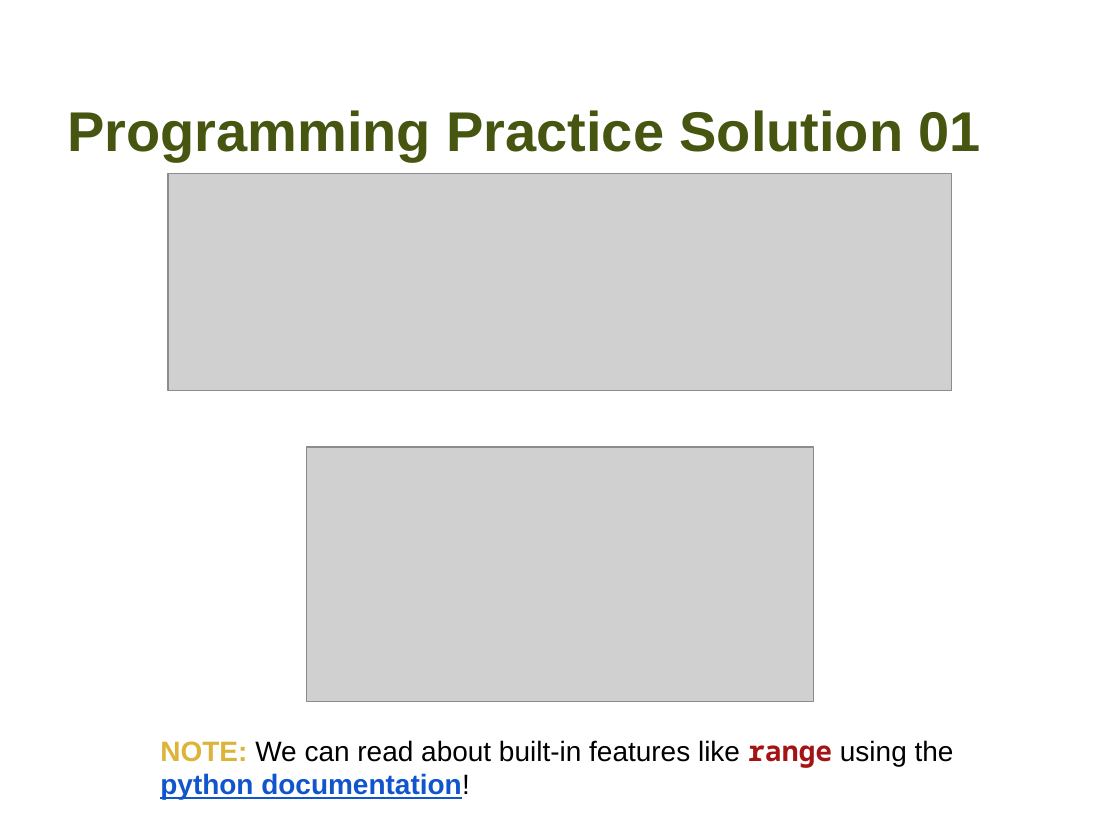
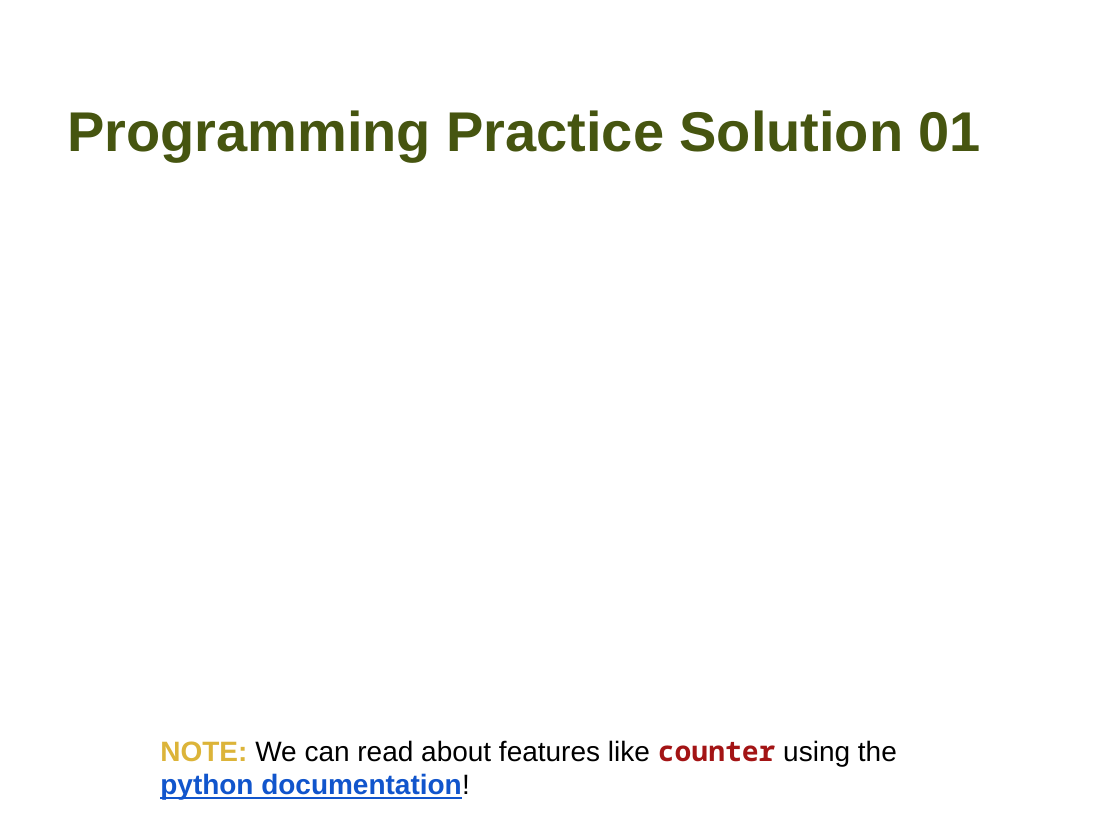
Before and after one commit to wtheisen/nd-cse-10124-lectures, a slide deck: slide 2 of Blank/Lecture_04_ Tokenization.pptx. Drawn at 1120x840 pixels with LibreOffice and Linux fonts; fonts in the diff are those of the drawing; grey boxes stand for pictures. Boxes give left, top, right and bottom in pixels: in the first picture for what was removed or moved away, otherwise in the second. Text is boxed around its words. In the diff, an @@ line names an element or a change of style, - is before the commit and + after.

```diff
--- a/Blank/Lecture_04_ Tokenization.pptx
+++ b/Blank/Lecture_04_ Tokenization.pptx
@@ picture removed at (x1=168, y1=174, x2=952, y2=391) @@
@@ picture removed at (x1=307, y1=447, x2=813, y2=701) @@
@@ text at (x1=160, y1=740, x2=897, y2=799): text changed @@
-NOTE: We can read about built-in features like range using the python documentation!
+NOTE: We can read about features like counter using the python documentation!
```
Also in this commit, not shown: 2 other slides changed, 4 slides added, 4 slides removed, 3 other files.
